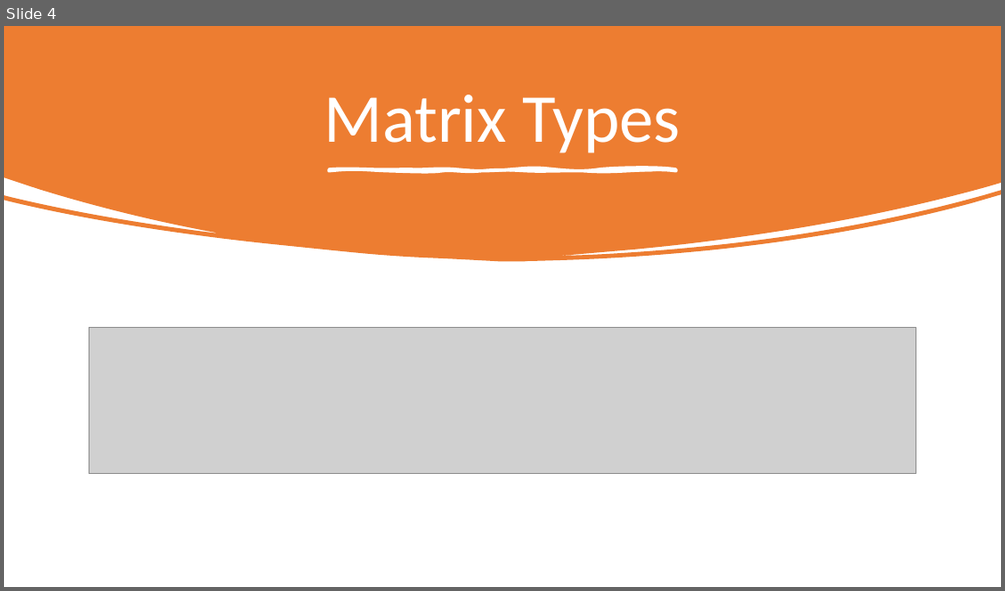
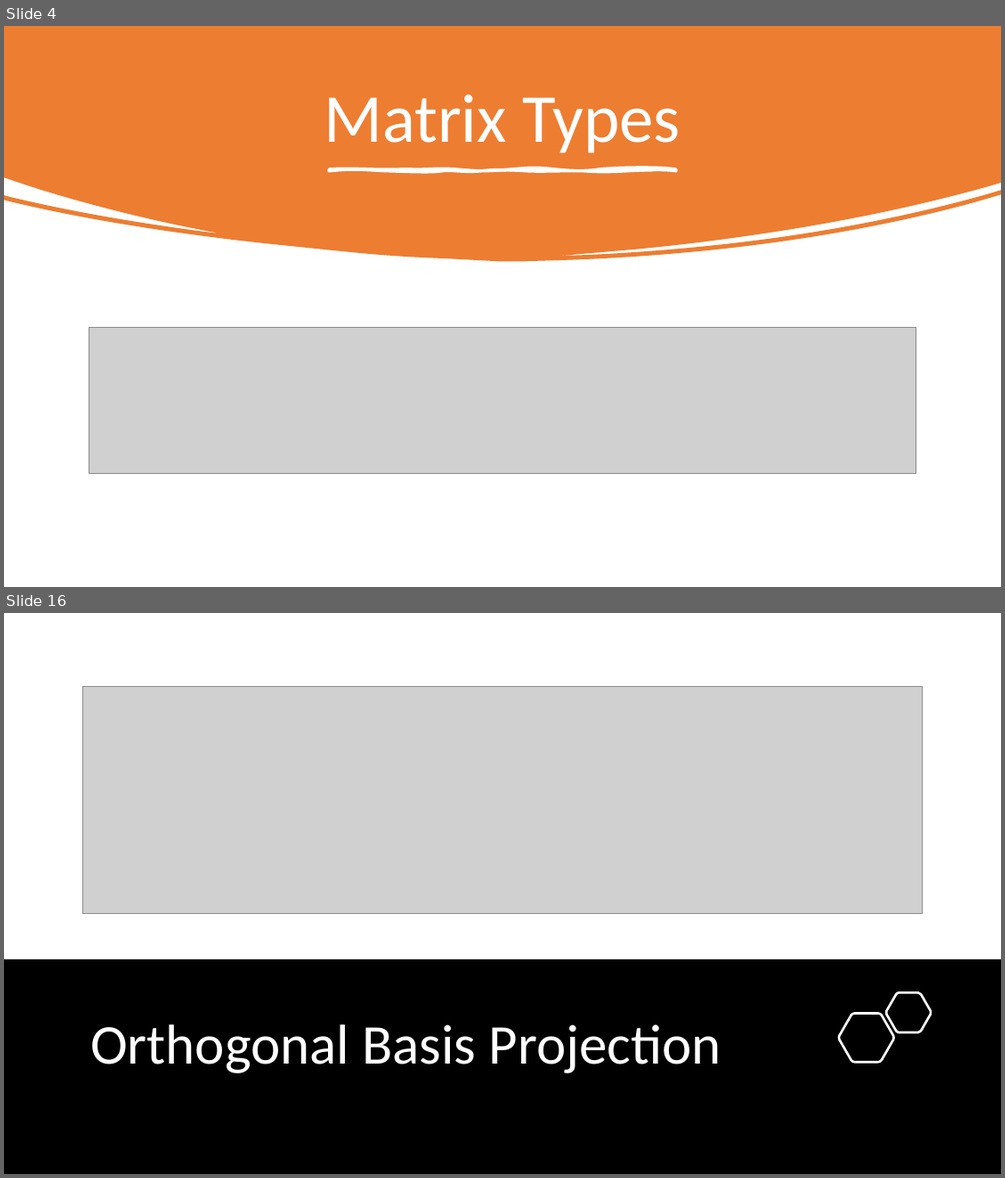
Before and after one commit to Jeffchen54/Linear-Definitions-and-Theorems, a slide deck: Unit 5-6 Definitions.pptx. Shown one above the other, each under a label of ours: slide 4 before the commit, slides 4 and 16 after it; the slides between them are not shown. The pictures are 1005x591 and 1005x1178 pixels, drawn with LibreOffice and Linux fonts; fonts in the diff are those of the drawing; grey boxes stand for pictures. Boxes give left, top, right and bottom in pixels: in the first picture for what was removed or moved away, otherwise in the second. Text is boxed around its words. In the diff, an @@ line names an element or a change of style, - is before the commit and + after.

```diff
--- a/Unit 5-6 Definitions.pptx
+++ b/Unit 5-6 Definitions.pptx
@@ slide 16 added at [4,613,1001,1174], background #FFFFFF @@
@@ picture added at [83,686,922,913] @@
@@ rectangle added at [4,959,1001,1174], fill #000000 @@
@@ freeform shape added at [886,993,931,1032], outline #FFFFFF 2.25 pt @@
@@ title added at [90,1024,721,1073], 54 pt, text #FFFFFF @@
+Orthogonal Basis Projection
@@ freeform shape added at [839,1013,894,1062], outline #FFFFFF 2.25 pt @@
```
Also in this commit, not shown: 11 other slides added, 1 other file.
